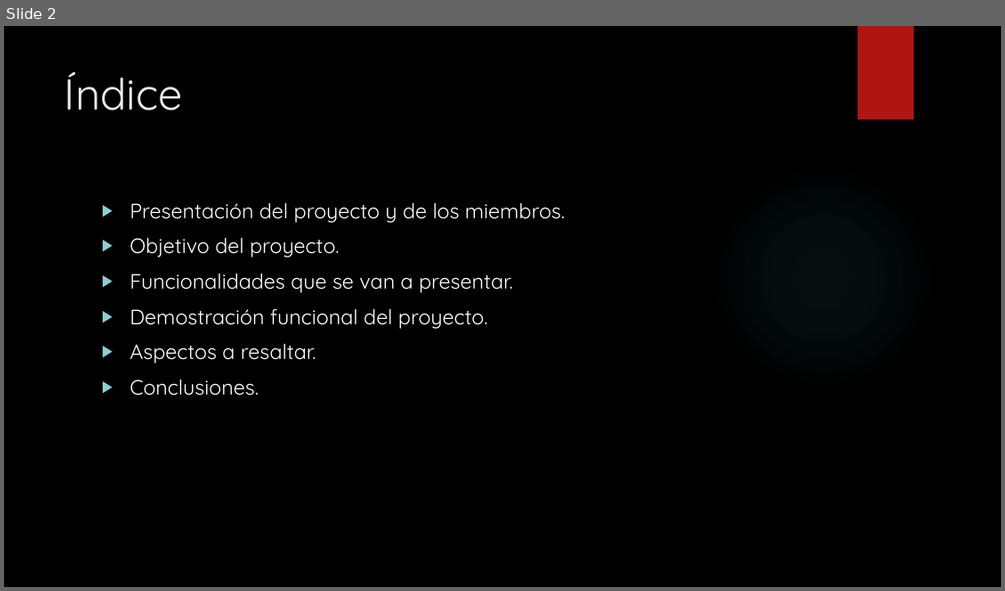
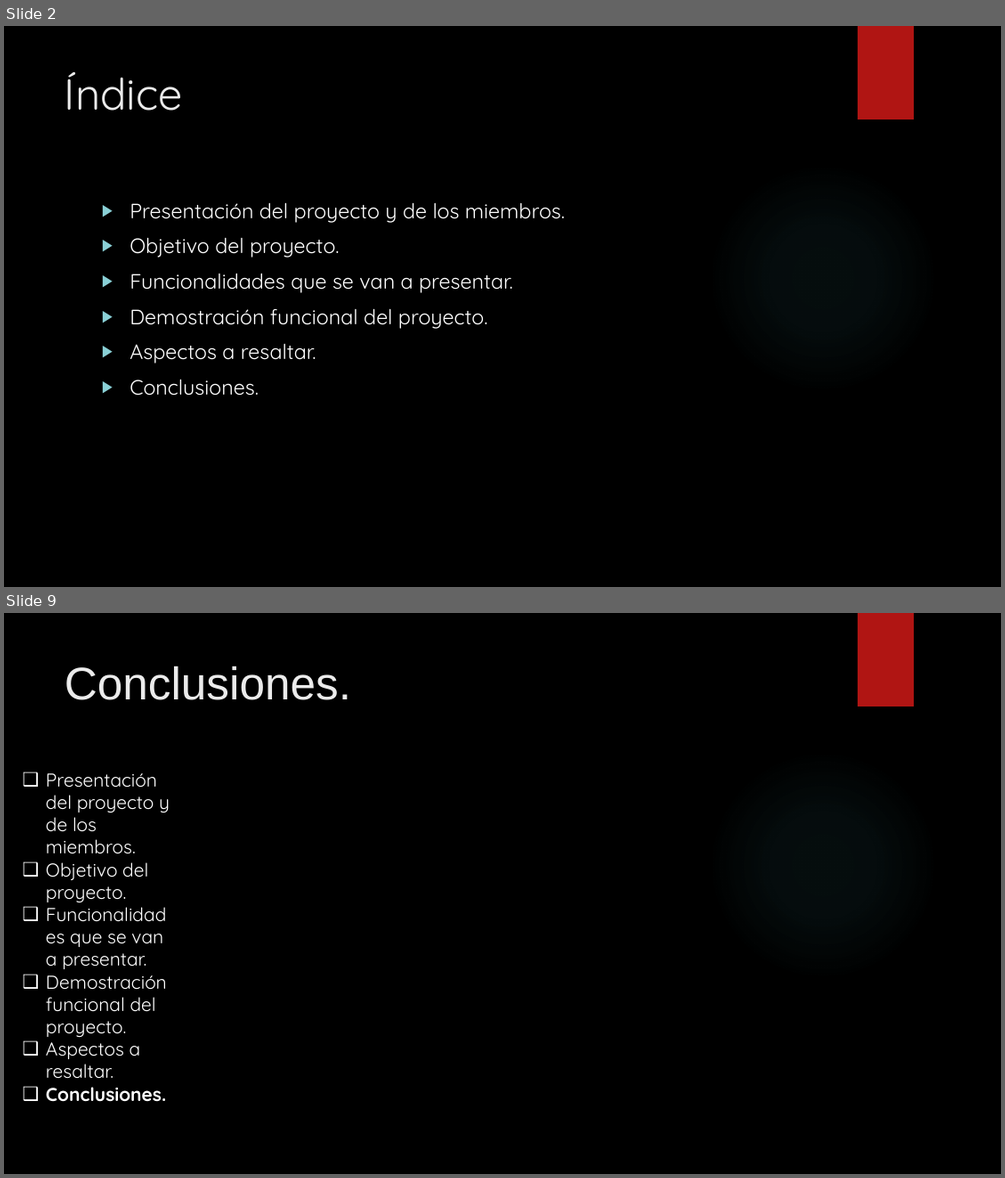
Before and after one commit to danielallhoff/M17-G4-AirDSS, a slide deck: AIRDSS.pptx. Shown one above the other, each under a label of ours: slide 2 before the commit, slides 2 and 9 after it; the slides between them are not shown. The pictures are 1005x591 and 1005x1178 pixels, drawn with LibreOffice and Linux fonts; fonts in the diff are those of the drawing; background and template pictures are left out. Boxes give left, top, right and bottom in pixels: in the first picture for what was removed or moved away, otherwise in the second. Text is boxed around its words. In the diff, an @@ line names an element or a change of style, - is before the commit and + after.

Commit message:
Añadido Aspectos a resaltar y demostración

```diff
--- a/AIRDSS.pptx
+++ b/AIRDSS.pptx
@@ slide 9 added at box(4, 613, 1001, 1174), background picture (left out); not listed: 2 template elements that a slide beside it also shows @@
@@ title added at box(65, 666, 351, 700), 44 pt, text #EBEBEB @@
+Conclusiones.
@@ text added at box(46, 773, 170, 1102), 18 pt, text #FFFFFF @@
+❑ Presentación del proyecto y de los miembros.
+❑ Objetivo del proyecto.
+❑ Funcionalidades que se van a presentar.
+❑ Demostración funcional del proyecto.
+❑ Aspectos a resaltar.
+❑ Conclusiones.
```
Also in this commit, not shown: 5 slides changed, 1 other slide added, 1 slide removed.
